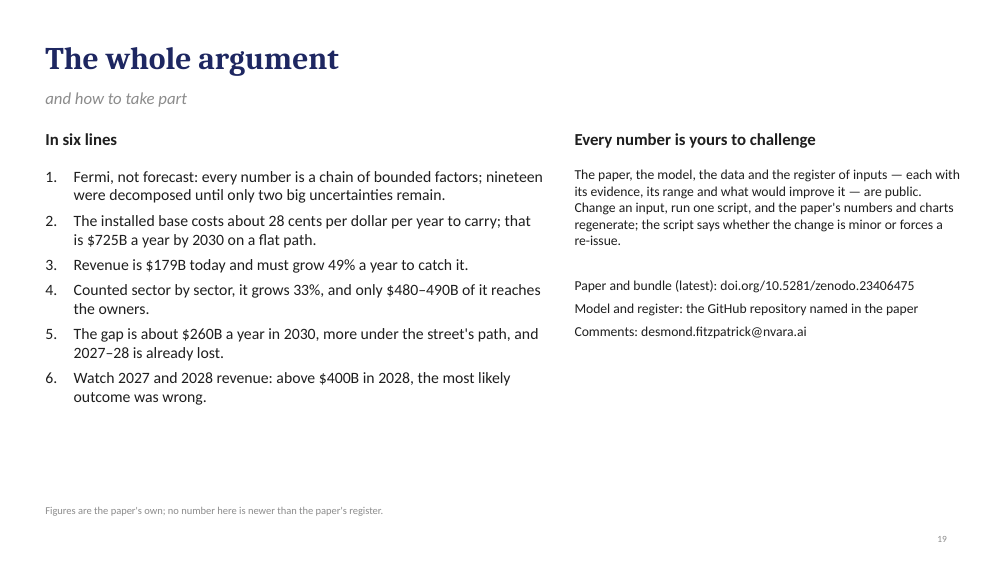
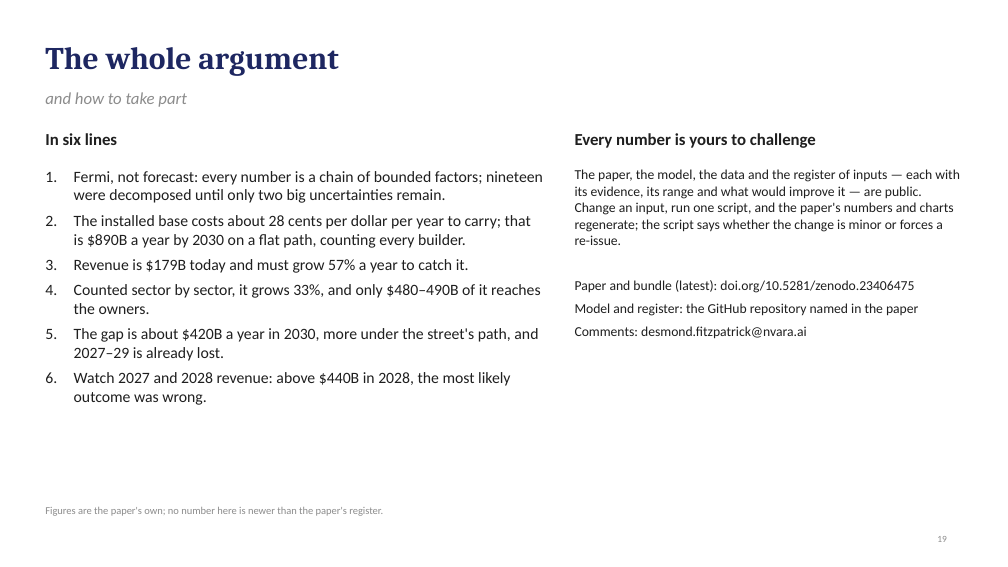
Before and after one commit to desfitz/ai-compute-limits, a slide deck: slide 19 of paper/easy_deck_v29.pptx. Drawn at 1008x567 pixels with LibreOffice and Linux fonts; fonts in the diff are those of the drawing. Boxes give left, top, right and bottom in pixels: in the first picture for what was removed or moved away, otherwise in the second. Text is boxed around its words. In the diff, an @@ line names an element or a change of style, - is before the commit and + after.

```diff
--- a/paper/easy_deck_v29.pptx
+++ b/paper/easy_deck_v29.pptx
@@ text at [74, 215, 531, 273]: text changed @@
-2. The installed base costs about 28 cents per dollar per year to carry; that is $725B a year by 2030 on a flat path.
-3. Revenue is $179B today and must grow 49% a year to catch it.
+2. The installed base costs about 28 cents per dollar per year to carry; that is $890B a year by 2030 on a flat path, counting every builder.
+3. Revenue is $179B today and must grow 57% a year to catch it.
@@ text at [74, 328, 538, 405]: text changed @@
-5. The gap is about $260B a year in 2030, more under the street's path, and 2027–28 is already lost.
-6. Watch 2027 and 2028 revenue: above $400B in 2028, the most likely outcome was wrong.
+5. The gap is about $420B a year in 2030, more under the street's path, and 2027–29 is already lost.
+6. Watch 2027 and 2028 revenue: above $440B in 2028, the most likely outcome was wrong.
```
Also in this commit, not shown: 14 other slides changed, 18 other files.
